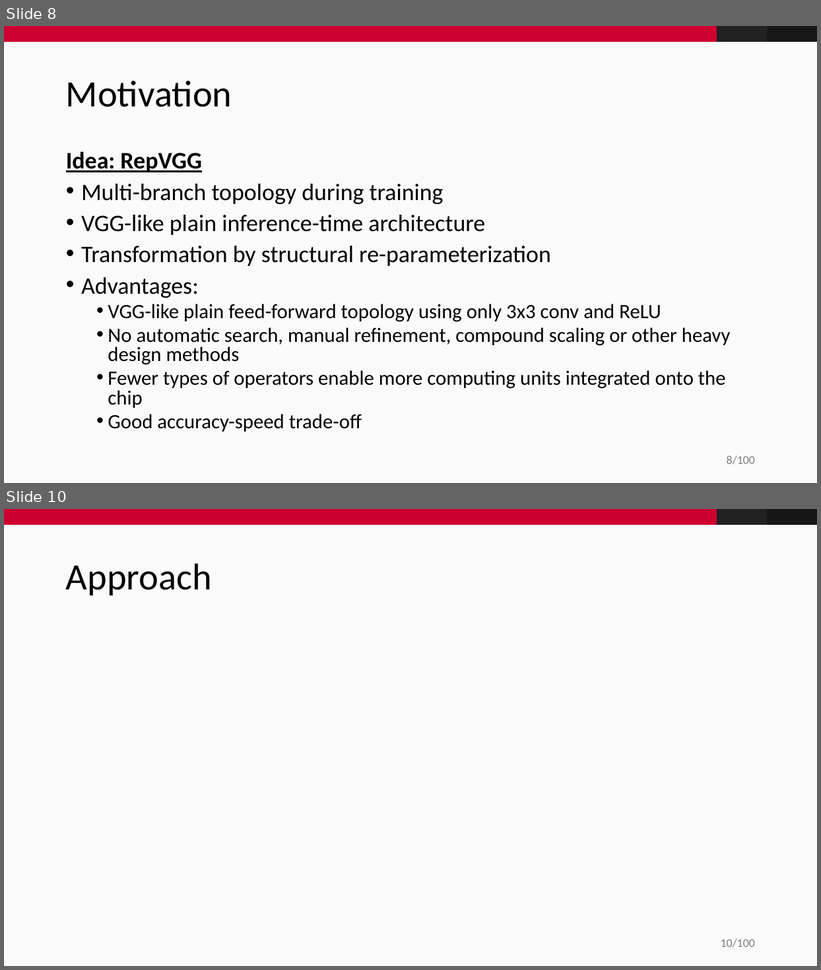
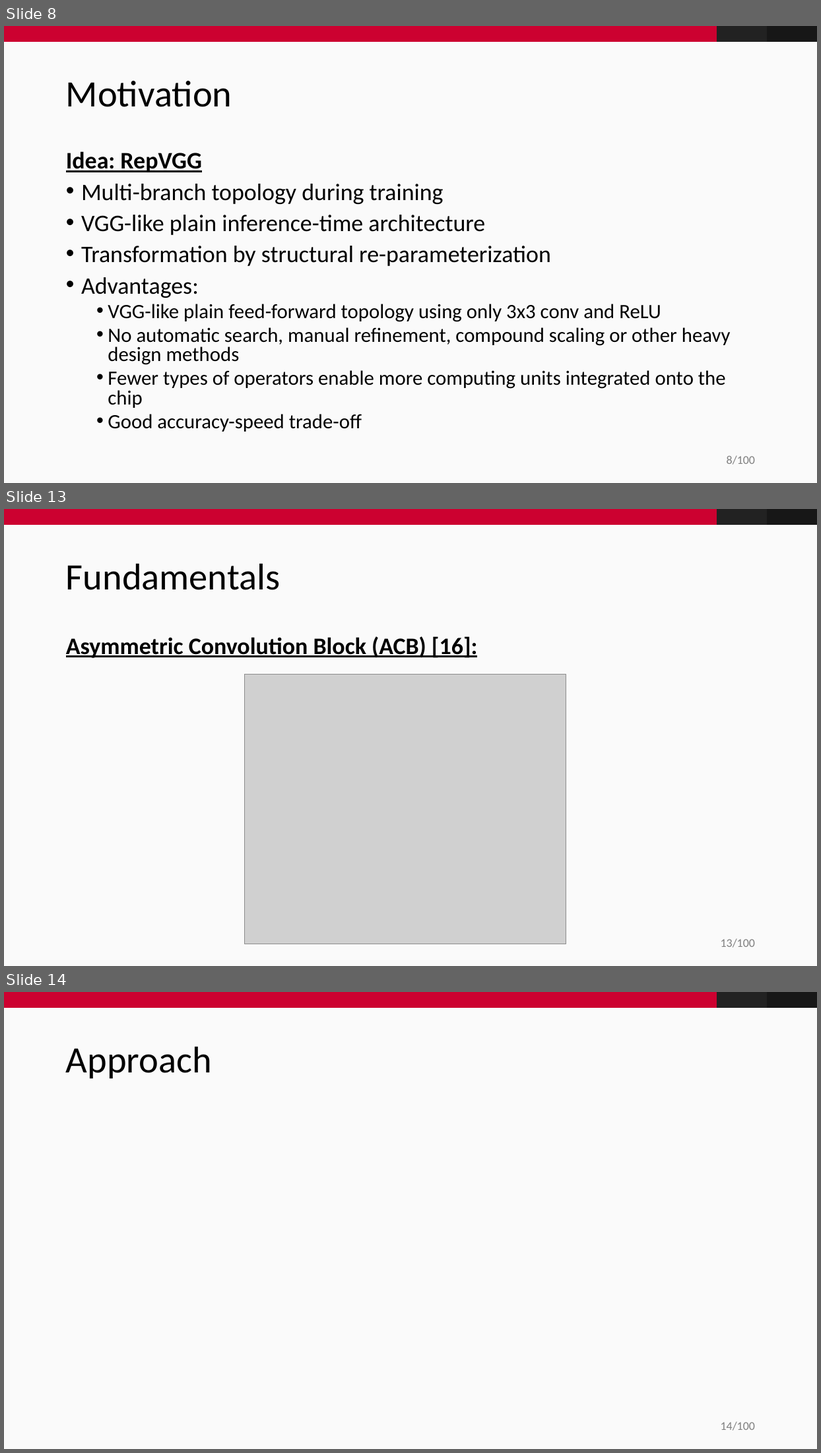
Before and after one commit to fidsusj/CVDL-Seminar, a slide deck: presentation/presentation.pptx. Shown one above the other, each under a label of ours: slides 8 and 10 before the commit, slides 8, 13 and 14 after it; the slides between them are not shown. The pictures are 821x970 and 821x1453 pixels, drawn with LibreOffice and Linux fonts; fonts in the diff are those of the drawing; grey boxes stand for pictures; background and template pictures are left out. Boxes give left, top, right and bottom in pixels: in the first picture for what was removed or moved away, otherwise in the second. Text is boxed around its words. In the diff, an @@ line names an element or a change of style, - is before the commit and + after.

Commit message:
added fundamentals

```diff
--- a/presentation/presentation.pptx
+++ b/presentation/presentation.pptx
@@ slide 13 added at [4, 509, 817, 966], background #FAFAFA; not listed: 4 template elements that a slide beside it also shows @@
@@ title added at [66, 563, 280, 590], 44 pt, text #000000 @@
+Fundamentals
@@ text added at [66, 636, 478, 658], 28 pt, text #000000, bold, underline @@
+Asymmetric Convolution Block (ACB) [16]:
@@ picture added at [245, 675, 566, 945] @@
@@ what was slide 10 is now slide 14 @@
@@ page number at [721, 1422, 755, 1431]: text changed @@
-10/100
+14/100
```
Also in this commit, not shown: 3 slides changed, 4 other slides added, 1 slide removed.
